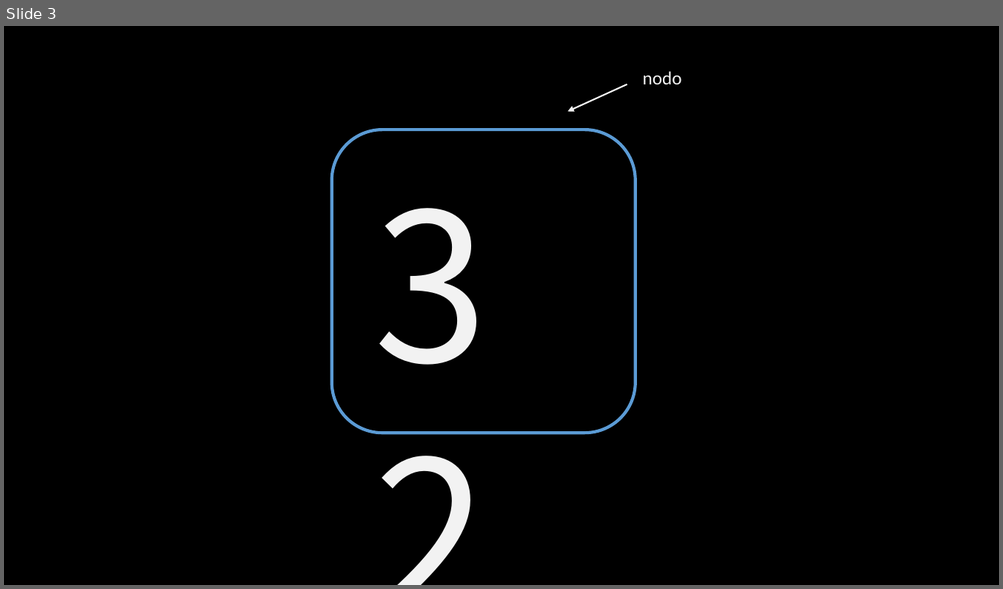
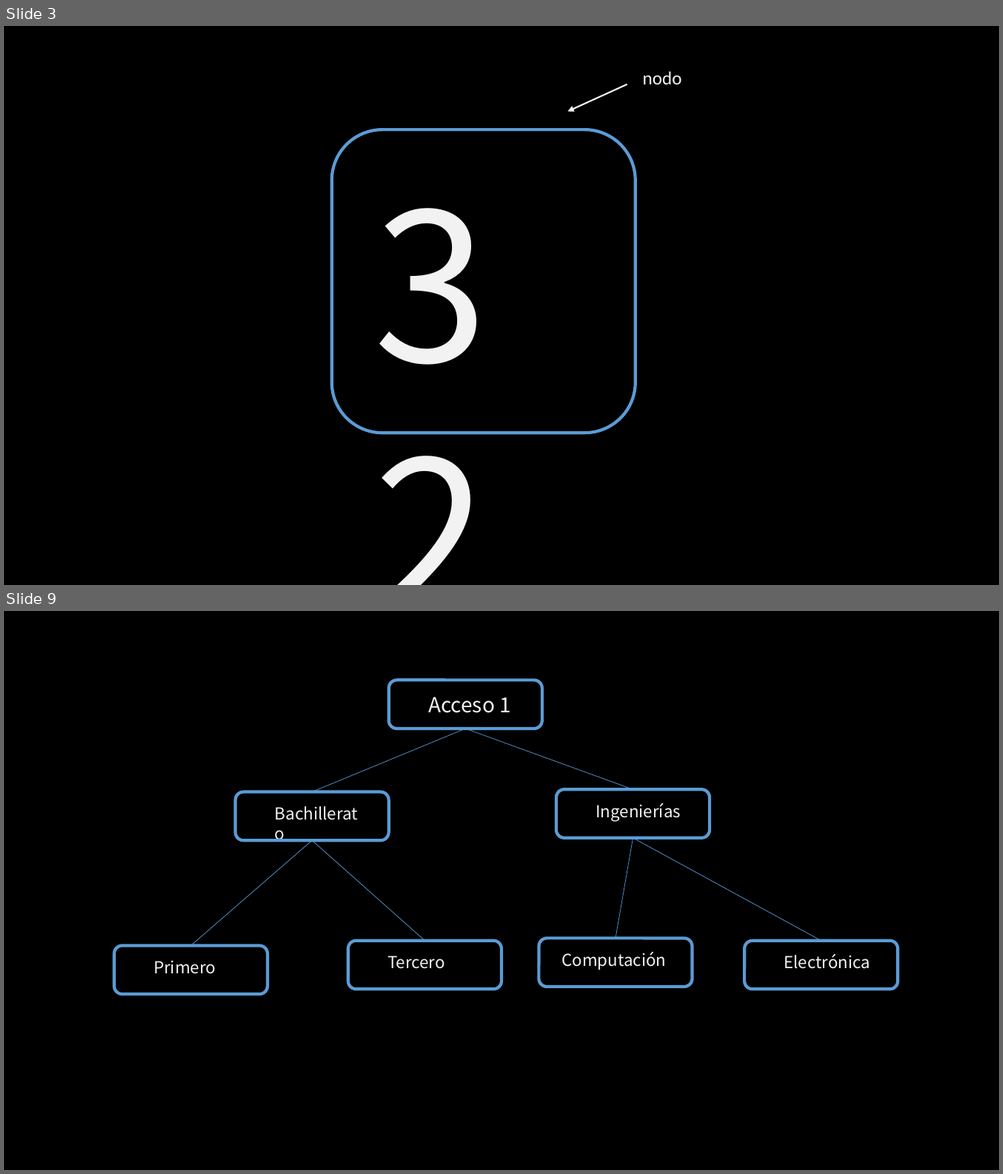
Before and after one commit to jcontrolresearch/DataStructure, a slide deck: Documents/[4]Arboles_binarios-Recorrido.pptx. Shown one above the other, each under a label of ours: slide 3 before the commit, slides 3 and 9 after it; the slides between them are not shown. The pictures are 1003x589 and 1003x1174 pixels, drawn with LibreOffice and Linux fonts; fonts in the diff are those of the drawing. Boxes give left, top, right and bottom in pixels: in the first picture for what was removed or moved away, otherwise in the second. Text is boxed around its words. In the diff, an @@ line names an element or a change of style, - is before the commit and + after.

```diff
--- a/Documents/[4]Arboles_binarios-Recorrido.pptx
+++ b/Documents/[4]Arboles_binarios-Recorrido.pptx
@@ slide 9 added at <box>4,611,999,1170</box>, background #000000 @@
@@ rounded rectangle added at <box>389,681,542,729</box>, outline #5B9BD5 3 pt @@
@@ text added at <box>428,697,511,713</box>, 20 pt, text #F2F2F2 @@
+Acceso 1
@@ line added from (465, 729) to (312, 792), #5B9BD5 0.5 pt @@
@@ line added from (465, 729) to (633, 789), #5B9BD5 0.5 pt @@
@@ rounded rectangle added at <box>236,792,388,841</box>, outline #5B9BD5 3 pt @@
@@ text added at <box>267,800,371,827</box>, 16 pt, text #F2F2F2 @@
+Bachillerato
@@ rounded rectangle added at <box>556,789,709,838</box>, outline #5B9BD5 3 pt @@
@@ text added at <box>595,803,680,821</box>, 16 pt, text #F2F2F2 @@
+Ingenierías
@@ line added from (312, 841) to (190, 946), #5B9BD5 0.5 pt @@
@@ line added from (312, 841) to (425, 941), #5B9BD5 0.5 pt @@
@@ line added from (633, 838) to (615, 939), #5B9BD5 0.5 pt @@
@@ line added from (633, 838) to (821, 941), #5B9BD5 0.5 pt @@
@@ rounded rectangle added at <box>348,941,501,989</box>, outline #5B9BD5 3 pt @@
@@ rounded rectangle added at <box>539,939,692,987</box>, outline #5B9BD5 3 pt @@
@@ rounded rectangle added at <box>744,941,897,989</box>, outline #5B9BD5 3 pt @@
@@ rounded rectangle added at <box>114,946,267,994</box>, outline #5B9BD5 3 pt @@
@@ text added at <box>153,960,216,974</box>, 16 pt, text #F2F2F2 @@
+Primero
@@ text added at <box>387,956,445,969</box>, 16 pt, text #F2F2F2 @@
+Tercero
@@ text added at <box>562,952,666,970</box>, 16 pt, text #F2F2F2 @@
+Computación
@@ text added at <box>784,954,871,969</box>, 16 pt, text #F2F2F2 @@
+Electrónica
```
Also in this commit, not shown: 2 slides changed, 21 other slides added.
